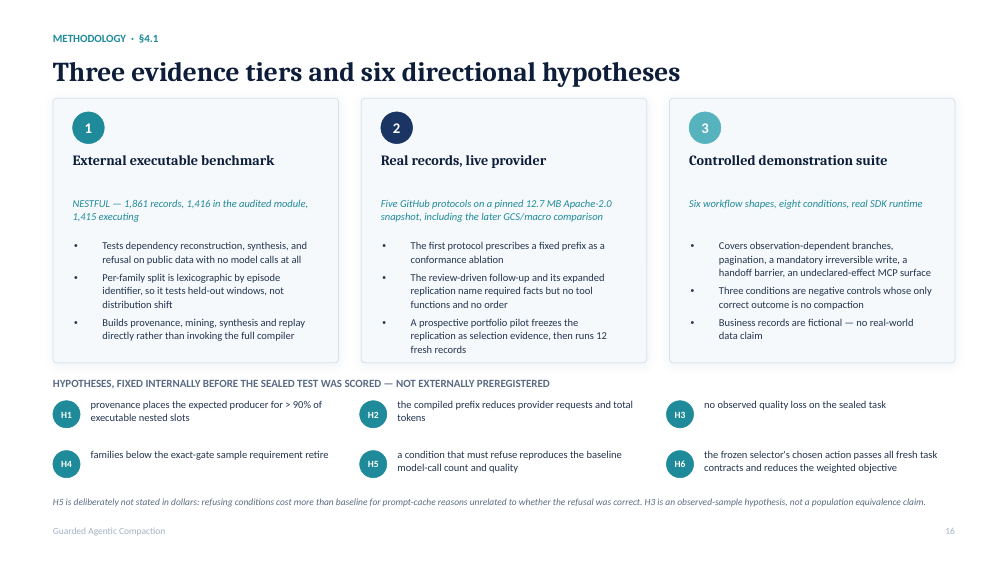
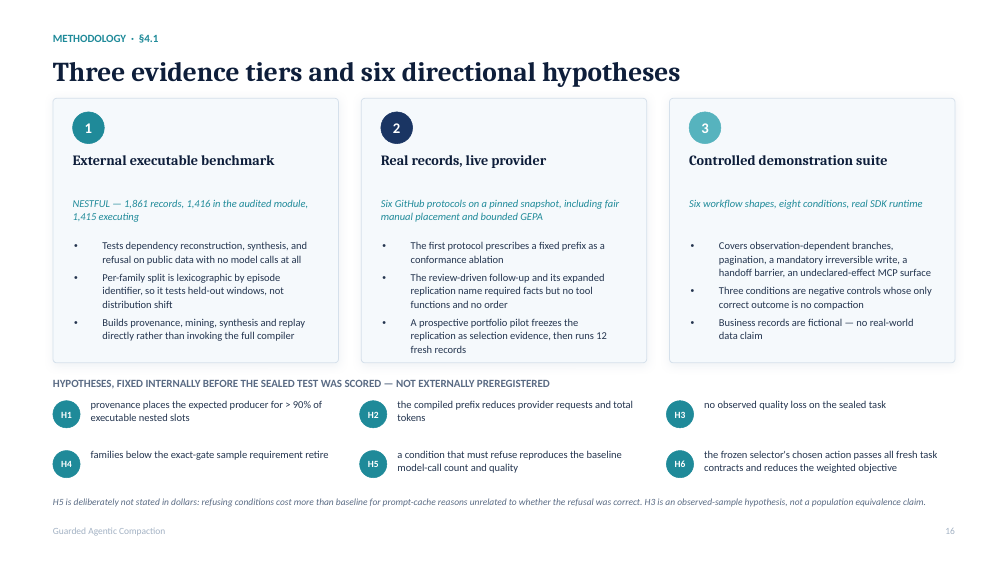
Before and after one commit to rrahimi-uci/guarded-agentic-compaction, a slide deck: slide 16 of paper/slides/compiling-recurrent-agent-workflows-into-guarded-programs.pptx. Drawn at 1008x567 pixels with LibreOffice and Linux fonts; fonts in the diff are those of the drawing. Boxes give left, top, right and bottom in pixels: in the first picture for what was removed or moved away, otherwise in the second. Text is boxed around its words. In the diff, an @@ line names an element or a change of style, - is before the commit and + after.

Commit message:
feat: add live optimizer and fair macro comparison

```diff
--- a/paper/slides/compiling-recurrent-agent-workflows-into-guarded-programs.pptx
+++ b/paper/slides/compiling-recurrent-agent-workflows-into-guarded-programs.pptx
@@ text at <box>381,199,619,222</box>: text changed @@
-Five GitHub protocols on a pinned 12.7 MB Apache-2.0 snapshot, including the later GCS/macro comparison
+Six GitHub protocols on a pinned snapshot, including fair manual placement and bounded GEPA
```
Also in this commit, not shown: 5 other slides changed, 56 other files.
